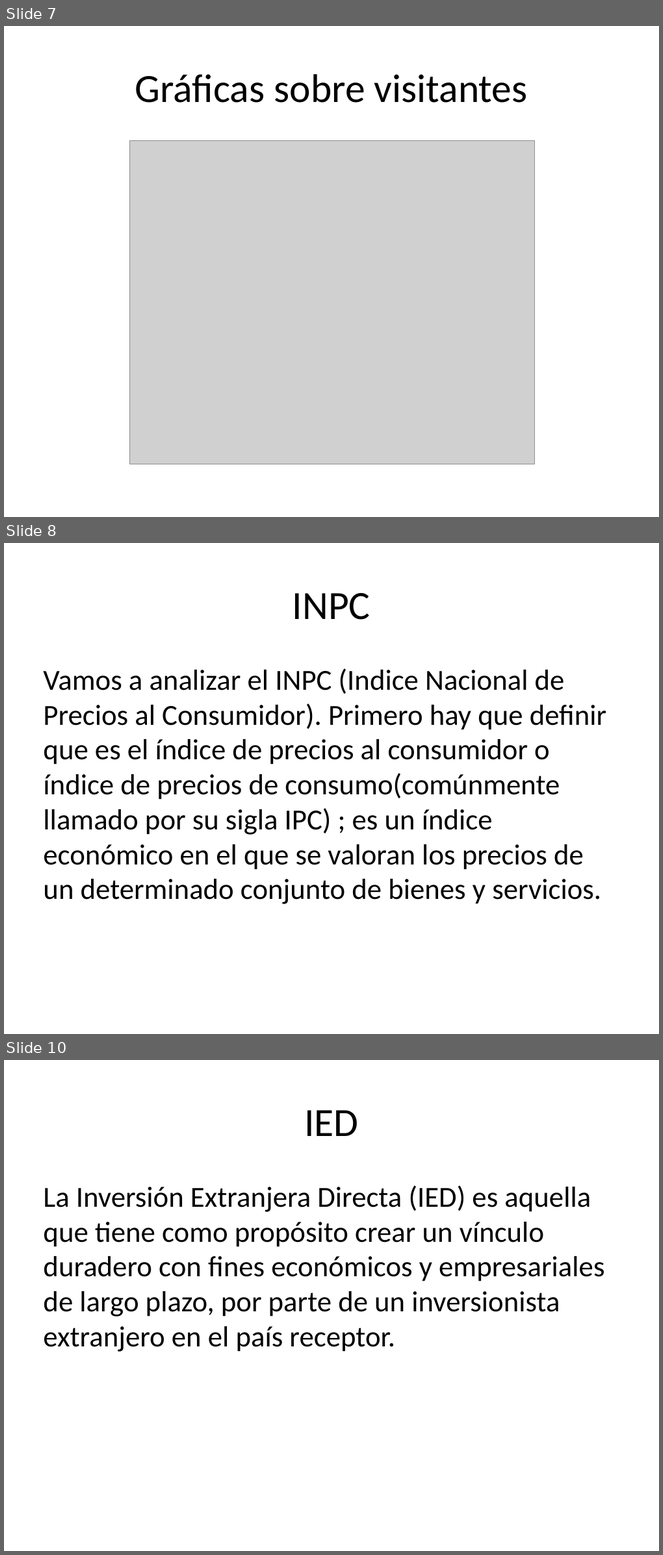
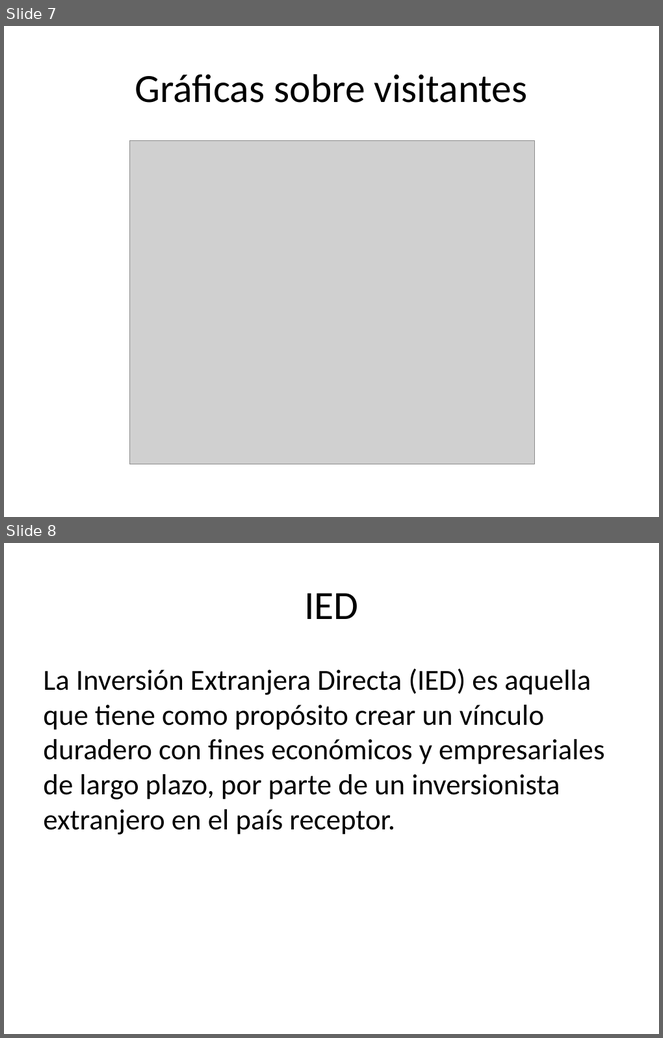
Before and after one commit to ITESO-PAP4J09-Ciencia-de-datos/COVID19, a slide deck: INDICADORES_MACROECONOMICOS/José/Presentación.pptx. Shown one above the other, each under a label of ours: slides 7, 8 and 10 before the commit, slides 7 and 8 after it; the slides between them are not shown. The pictures are 663x1555 and 663x1038 pixels, drawn with LibreOffice and Linux fonts; fonts in the diff are those of the drawing; grey boxes stand for pictures. Boxes give left, top, right and bottom in pixels: in the first picture for what was removed or moved away, otherwise in the second. Text is boxed around its words. In the diff, an @@ line names an element or a change of style, - is before the commit and + after.

```diff
--- a/INDICADORES_MACROECONOMICOS/José/Presentación.pptx
+++ b/INDICADORES_MACROECONOMICOS/José/Presentación.pptx
@@ slide 8 removed at box(4, 543, 659, 1034), background #FFFFFF @@
@@ title removed at box(293, 593, 371, 620) @@
-INPC
@@ text removed at box(43, 668, 607, 904) @@
-Vamos a analizar el INPC (Indice Nacional de Precios al Consumidor). Primero hay que definir que es el índice de precios al consumidor o índice de precios de consumo(comúnmente llamado por su sigla IPC) ; es un índice económico en el que se valoran los precios de un determinado conjunto de bienes y servicios.
@@ what was slide 10 is now slide 8 @@
```
Also in this commit, not shown: 1 slide changed, 1 other slide removed, 37 other files.
